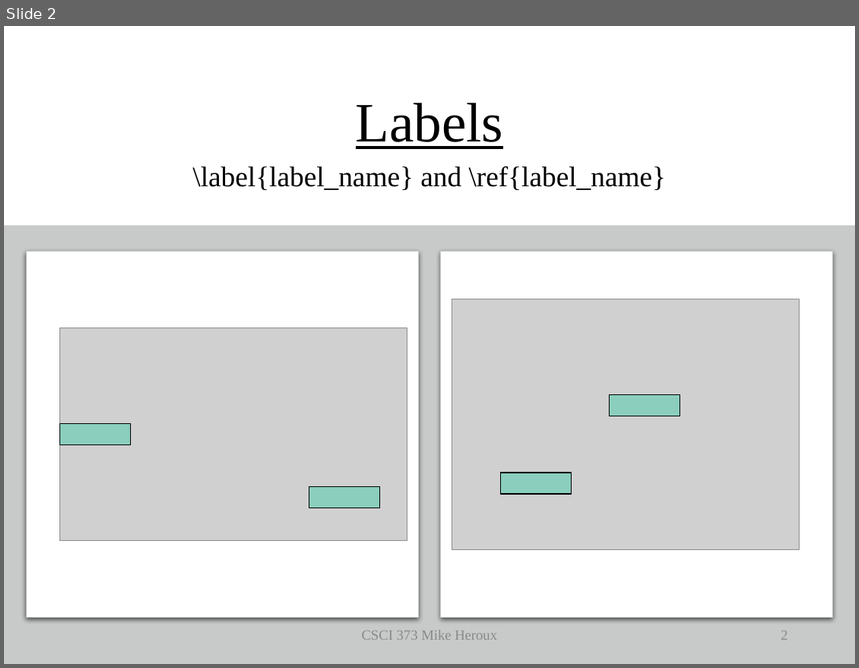
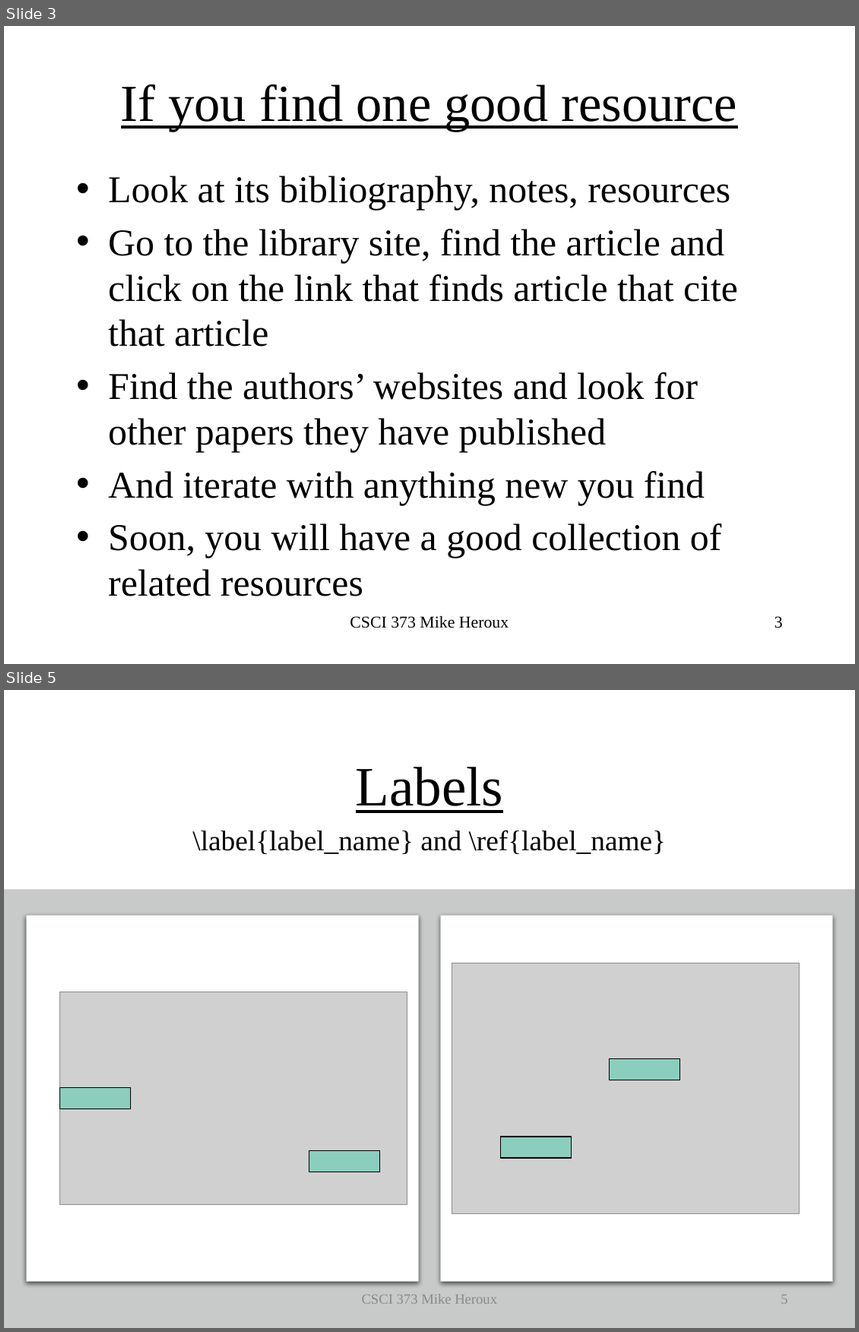
Before and after one commit to maherou/Teaching, a slide deck: files/CS373/TechWritingSpeaking2.0.pptx. Shown one above the other, each under a label of ours: slide 2 before the commit, slides 3 and 5 after it; the slides between them are not shown. The pictures are 859x668 and 859x1332 pixels, drawn with LibreOffice and Linux fonts; fonts in the diff are those of the drawing; grey boxes stand for pictures. Boxes give left, top, right and bottom in pixels: in the first picture for what was removed or moved away, otherwise in the second. Text is boxed around its words. In the diff, an @@ line names an element or a change of style, - is before the commit and + after.

```diff
--- a/files/CS373/TechWritingSpeaking2.0.pptx
+++ b/files/CS373/TechWritingSpeaking2.0.pptx
@@ slide 3 added at [4,26,855,664], background #FFFFFF @@
@@ title added at [121,85,737,131], 44 pt, text #000000, underline @@
+If you find one good resource
@@ text added at [108,176,738,597], 32 pt, text #000000 @@
+• Look at its bibliography, notes, resources
+• Go to the library site, find the article and click on the link that finds article that cite that article
+• Find the authors’ websites and look for other papers they have published
+• And iterate with anything new you find
+• Soon, you will have a good collection of related resources
@@ text added at [350,617,509,629], 14 pt, text #000000 @@
+CSCI 373 Mike Heroux
@@ page number added at [775,617,783,629], 14 pt, text #000000 @@
+3
@@ what was slide 2 is now slide 5 @@
@@ page number at [781,1295,788,1304]: text changed @@
-2
+5
```
Also in this commit, not shown: 1 slide changed, 2 other slides added, 1 other file.
